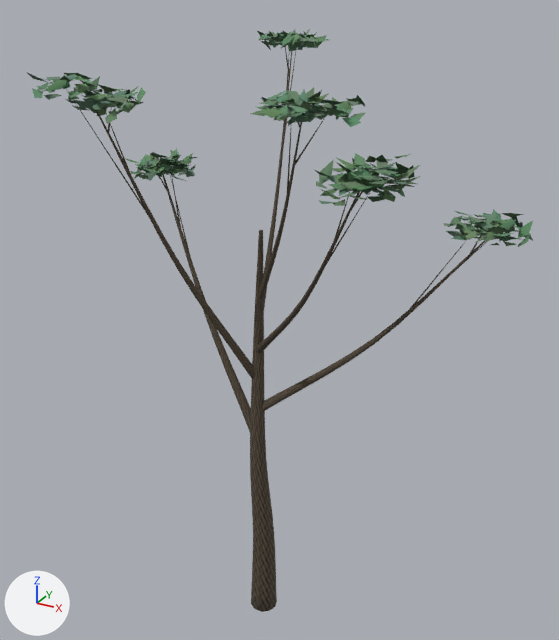
A saved change to the glTF model assets/harbor/vegetation/quay-banyan-b.glb.
Before and after are seen from a 50 mm lens placed at (6.52, -11.15, 12.63), pointed at (0.19, 0.36, 6.88). Lighting does not change. The marker at lower left points along +X, +Y and +Z. The older version comes first. Vertices at exactly the same position are counted once.

Objects in the first picture: 'bark', 'leaves'.
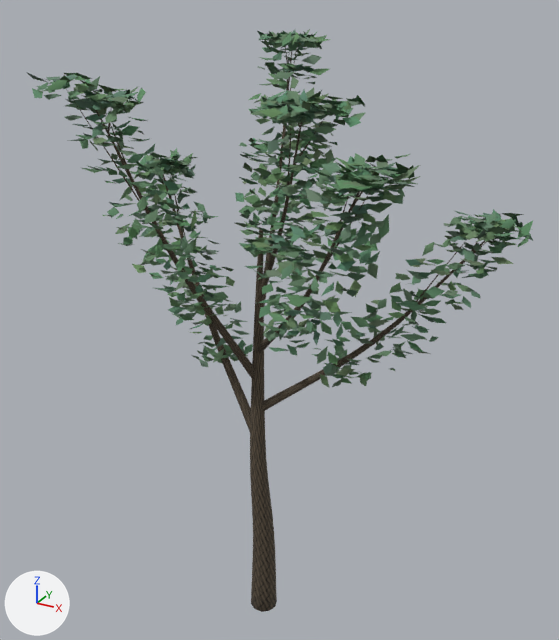
What changed in the scene script:
```text
Change me_leaves:
    used by ob_leaves; location = (0.0, 0.0, 0.0)
    remove me_leaves.from_pydata(...)  # 4608 vertices, 6912 faces; spans x -3.31..4.22, y -2.52..2.77, z 8.56..11.81
    add me_leaves.from_pydata(...)  # 13824 vertices, 20736 faces; spans x -3.31..4.22, y -2.57..2.77, z 5.71..11.81
    me_leaves part 1: the loose piece of 8 vertices spanning x -2.82..-2.59, y 0.42..0.6, z 9.13..9.27 is copied, and the copy is multiplied about its middle by the matrix ((-0.242, 0.567, 0.709), (-0.903, -0.074, -0.249), (-0.094, -0.746, 0.564)), then moved by (1.95, -0.01, -3.12); it spans x -0.83..-0.67, y 0.37..0.62, z 6.03..6.15
    me_leaves part 2: the loose piece of 8 vertices spanning x -2.43..-2.15, y 0.75..0.95, z 9.08..9.21 is copied, and the copy is multiplied about its middle by the matrix ((0.833, -0.551, 0.323), (0.514, 0.263, -0.877), (0.379, 0.854, 0.479)), then moved by (1.4, -0.93, -3.06); it spans x -0.98..-0.82, y -0.22..0.08, z 5.98..6.19
    me_leaves part 3: the loose piece of 8 vertices spanning x -2.43..-2.15, y 0.75..0.95, z 9.08..9.21 is copied, and the copy is multiplied about its middle by the matrix ((-0.408, -0.665, 0.463), (0.655, -0.576, -0.249), (0.477, 0.222, 0.739)), then moved by (1.01, -0.89, -3.33); it spans x -1.43..-1.13, y -0.1..0.03, z 5.75..5.85
    me_leaves part 4: the loose piece of 8 vertices spanning x -2.43..-2.15, y 0.75..0.95, z 9.08..9.21 is copied, and the copy is multiplied about its middle by the matrix ((-0.582, 0.941, 0.093), (-0.92, -0.588, 0.199), (0.218, 0.028, 1.088)), then moved by (1.61, -0.2, -3.19); it spans x -0.77..-0.61, y 0.46..0.85, z 5.91..5.99
    me_leaves part 5: the loose piece of 8 vertices spanning x -2.72..-2.44, y 0.34..0.6, z 9.28..9.39 is copied, and the copy is multiplied about its middle by the matrix ((-0.762, 0.521, 0.113), (-0.529, -0.714, -0.275), (-0.067, -0.29, 0.881)), then moved by (1.71, -0.43, -2.99); it spans x -0.95..-0.77, y -0.12..0.19, z 6.25..6.44
    me_leaves part 6: 8976 vertices added at x -3.18..4.08, y -2.57..2.45, z 5.75..11.79
    other edits to the shape of me_leaves do not show in these pictures
```

Boxes [x1, y1, x2, y2] around the edits, measured in the pictures (559 x 640 px):
'leaves', reshaped (64% taller): before [26, 29, 533, 247]; after [26, 29, 533, 387]
part 1 of me_leaves, added: after [238, 340, 246, 350]
part 2 of me_leaves, added: after [213, 348, 224, 363]
part 3 of me_leaves, added: after [199, 359, 208, 367]
part 4 of me_leaves, added: after [244, 344, 253, 354]
part 5 of me_leaves, added: after [216, 338, 226, 348]
part 6 of me_leaves, added (green): after [65, 32, 514, 387]
